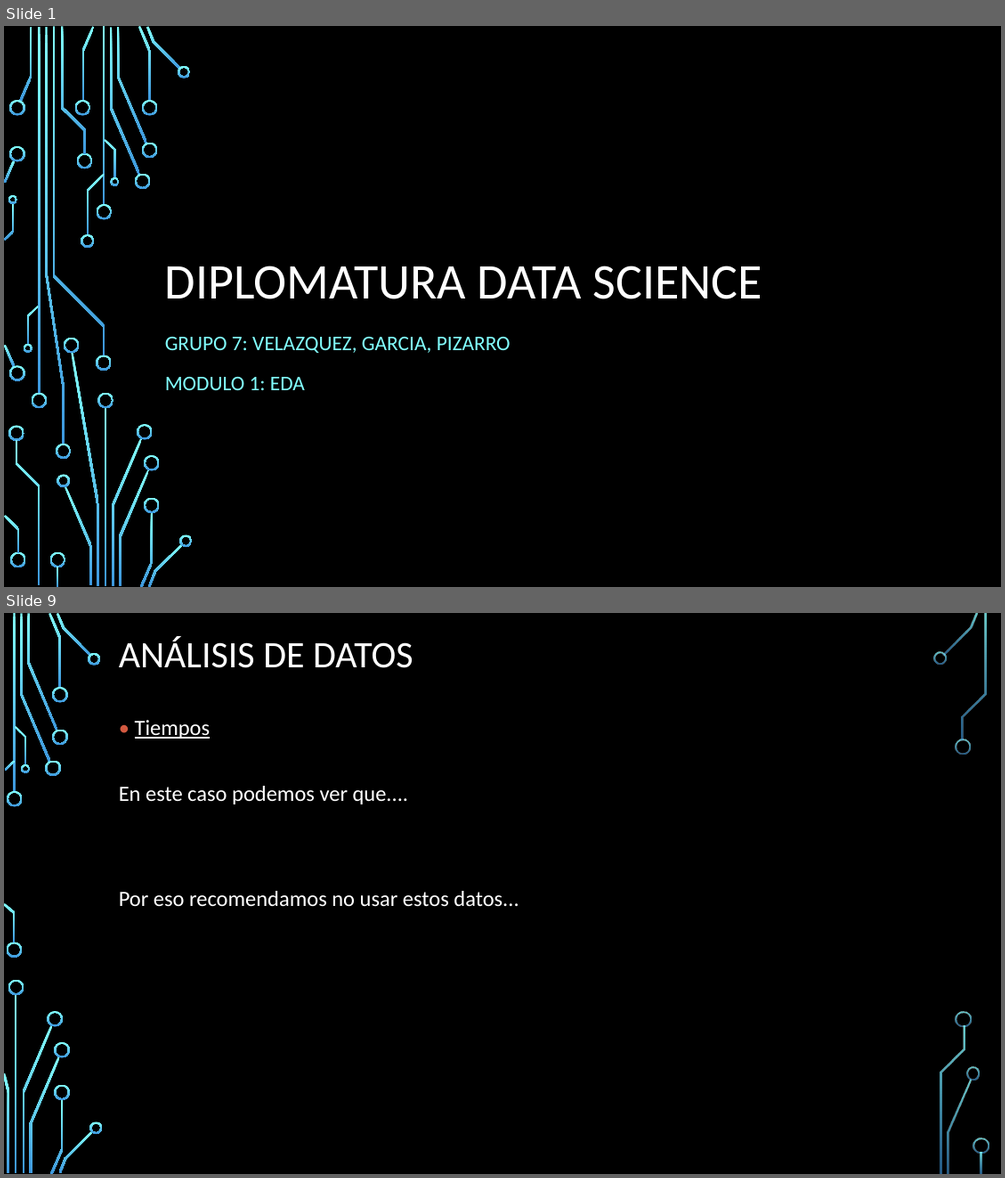
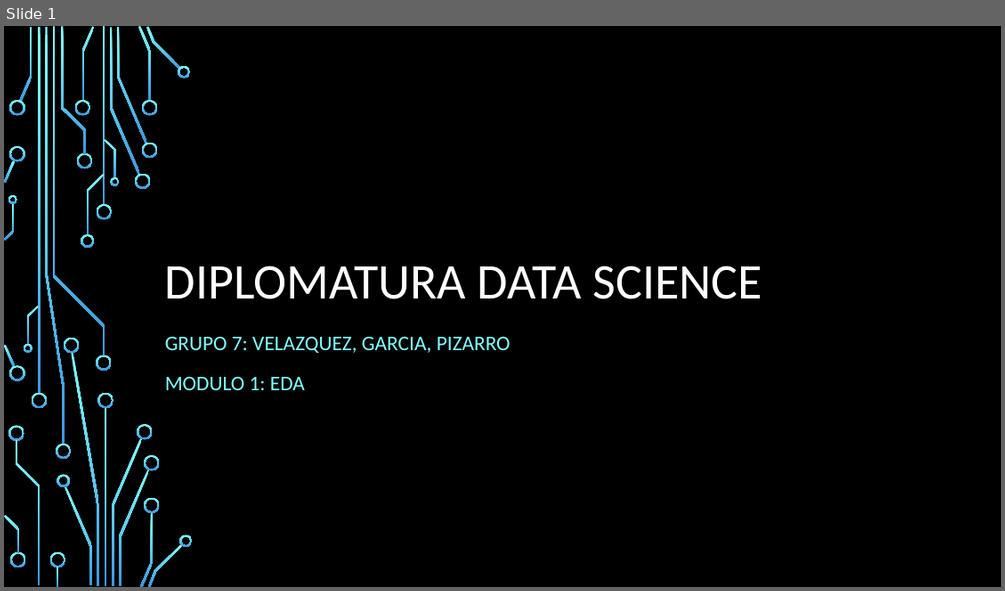
Before and after one commit to maurigarcia88/DiploDataScienceG7, a slide deck: Diplomatura data science.pptx. Shown one above the other, each under a label of ours: slides 1 and 9 before the commit, slide 1 after it; the slides between them are not shown. The pictures are 1005x1178 and 1005x591 pixels, drawn with LibreOffice and Linux fonts; fonts in the diff are those of the drawing; background and template pictures are left out. Boxes give left, top, right and bottom in pixels: in the first picture for what was removed or moved away, otherwise in the second. Text is boxed around its words. In the diff, an @@ line names an element or a change of style, - is before the commit and + after.

```diff
--- a/Diplomatura data science.pptx
+++ b/Diplomatura data science.pptx
@@ slide 9 removed at (4,613,1001,1174), background picture (left out) @@
@@ title removed at (119,636,413,668) @@
-ANÁLISIS DE DATOS
@@ text removed at (135,720,210,738) @@
-• Tiempos
@@ text removed at (119,786,518,907) @@
-En este caso podemos ver que....
-Por eso recomendamos no usar estos datos...
@@ group removed at (4,613,989,1174): 33 freeform shapes, 3 rectangles @@
```
Also in this commit, not shown: 6 slides changed, 4 other slides removed.
